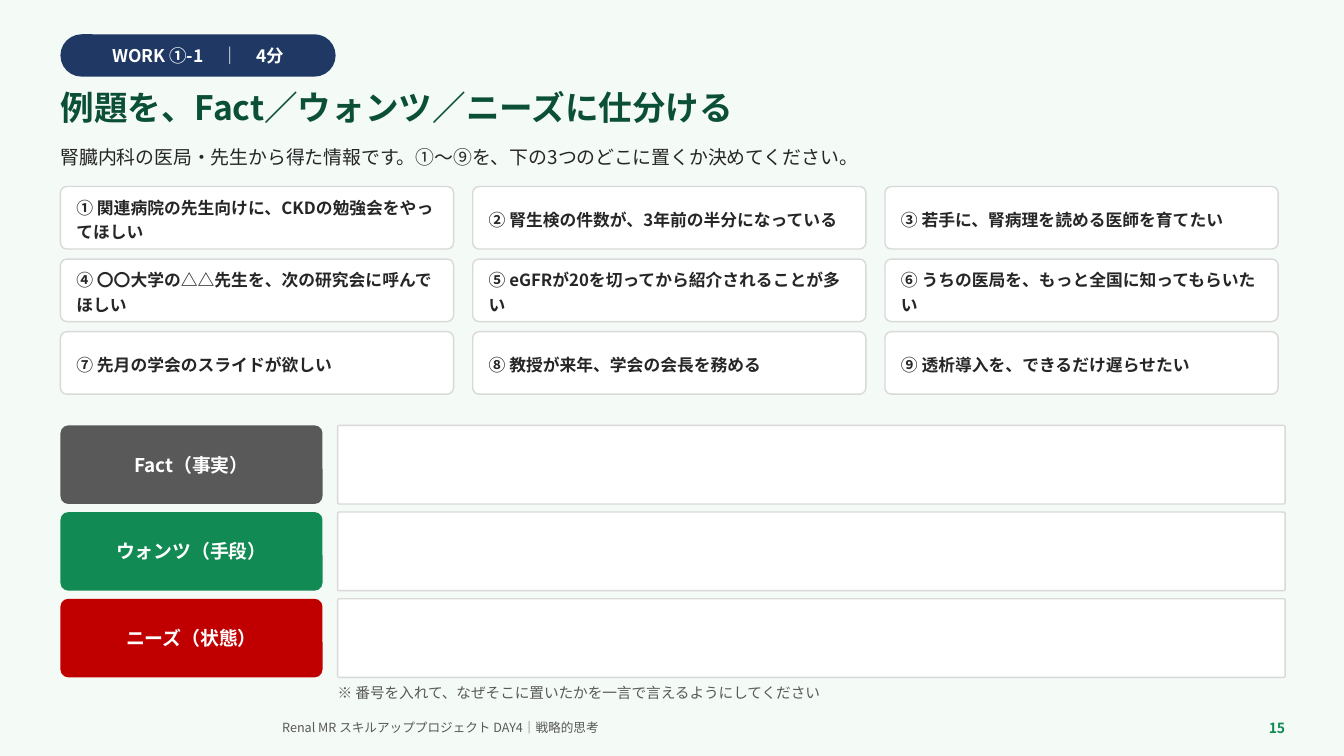
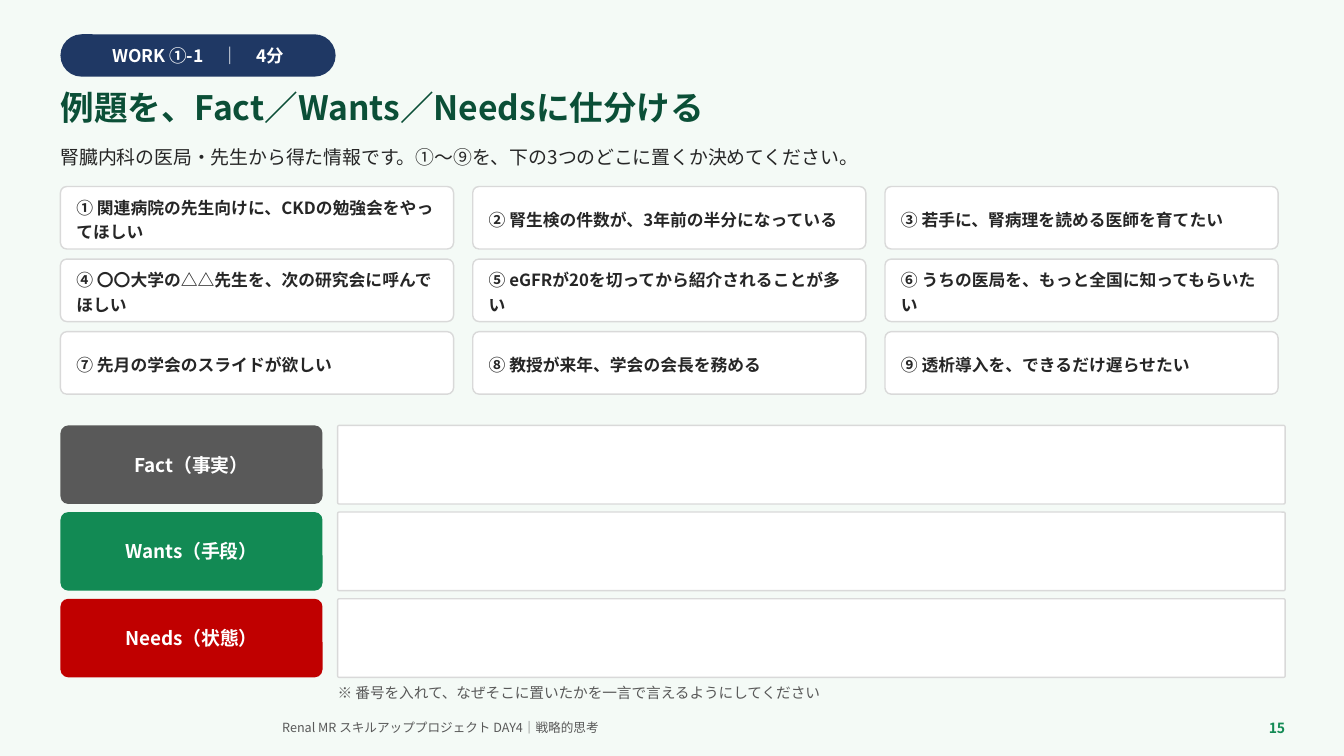
Before and after one commit to TAKUYA-1187/Claude, a slide deck: slide 15 of novartis_training/DAY4_ちょっと分かるだけで世界が変わる.pptx. Drawn at 1344x756 pixels with LibreOffice and Linux fonts; fonts in the diff are those of the drawing; background and template pictures are left out. Boxes give left, top, right and bottom in pixels: in the first picture for what was removed or moved away, otherwise in the second. Text is boxed around its words. In the diff, an @@ line names an element or a change of style, - is before the commit and + after.

```diff
--- a/novartis_training/DAY4_ちょっと分かるだけで世界が変わる.pptx
+++ b/novartis_training/DAY4_ちょっと分かるだけで世界が変わる.pptx
@@ text at (x1=60, y1=91, x2=704, y2=123): text changed @@
-例題を、Fact／ウォンツ／ニーズに仕分ける
+例題を、Fact／Wants／Needsに仕分ける
@@ text in rounded rectangle at (x1=125, y1=542, x2=257, y2=560): text changed @@
-ウォンツ（手段）
+Wants（手段）
@@ text in rounded rectangle at (x1=125, y1=629, x2=258, y2=647): text changed @@
-ニーズ（状態）
+Needs（状態）
```
Also in this commit, not shown: 21 other slides changed, 2 other files.
